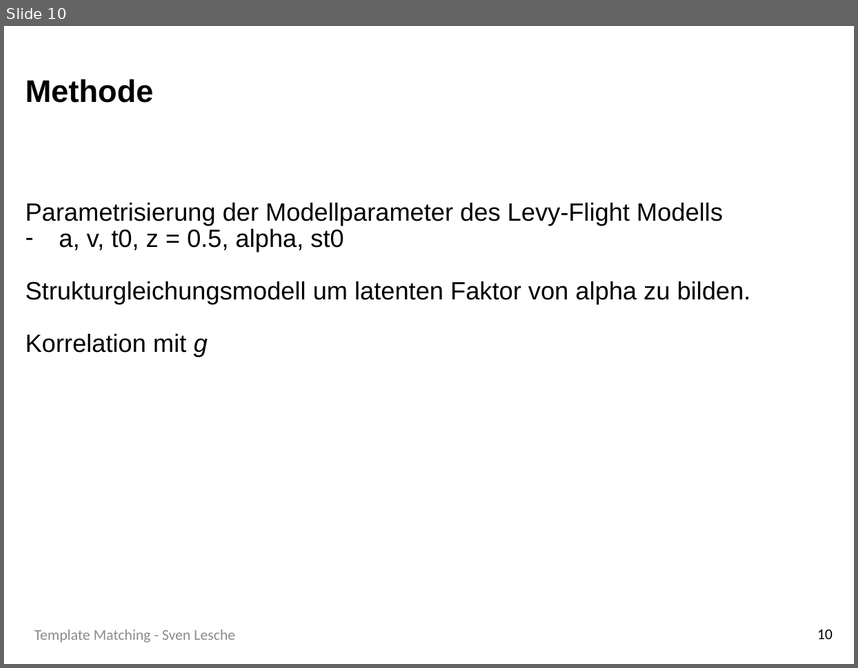
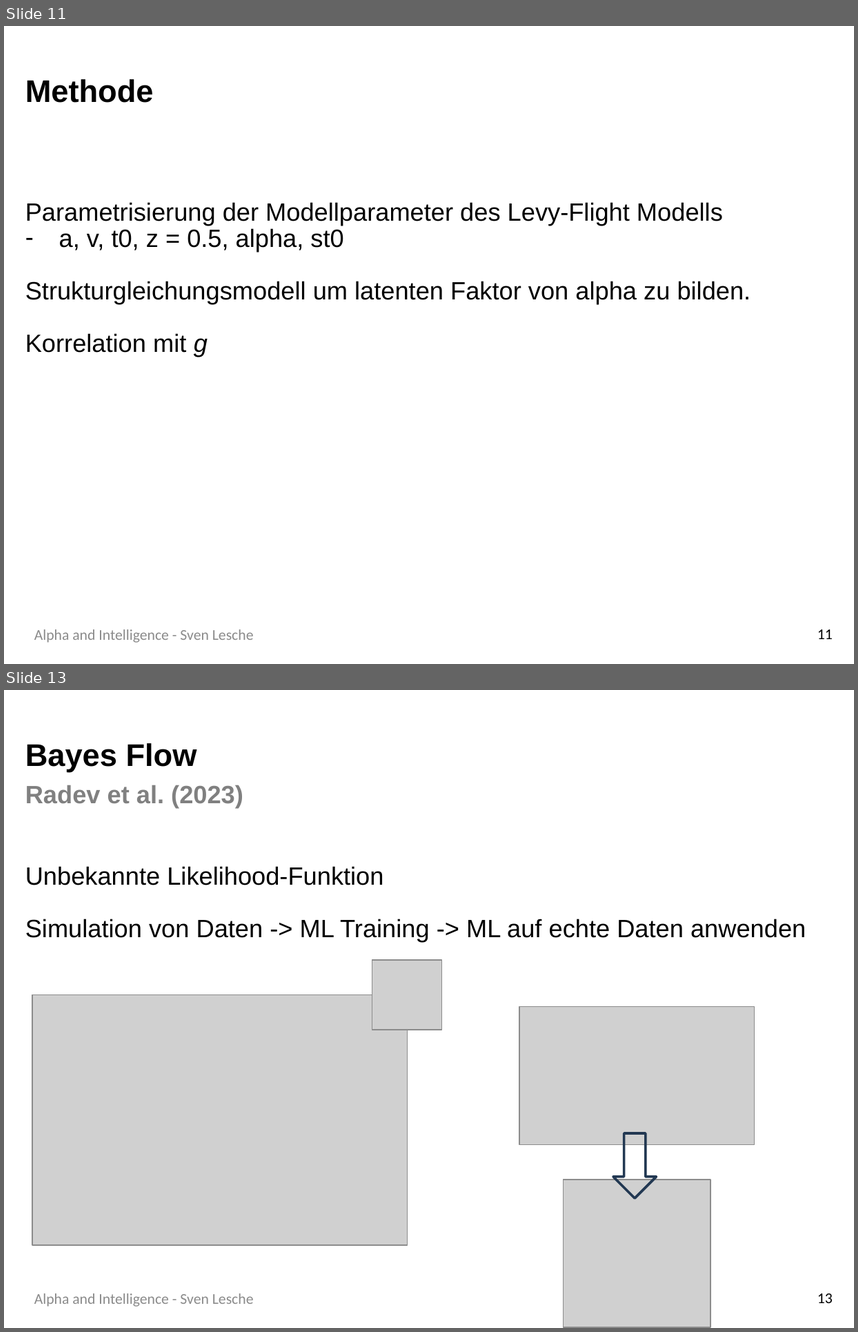
Before and after one commit to SLesche/levy-intelligence, a slide deck: presentations/levy_presentation.pptx. Shown one above the other, each under a label of ours: slide 10 before the commit, slides 11 and 13 after it; the slides between them are not shown. The pictures are 858x668 and 858x1332 pixels, drawn with LibreOffice and Linux fonts; fonts in the diff are those of the drawing; grey boxes stand for pictures; background and template pictures are left out. Boxes give left, top, right and bottom in pixels: in the first picture for what was removed or moved away, otherwise in the second. Text is boxed around its words. In the diff, an @@ line names an element or a change of style, - is before the commit and + after.

```diff
--- a/presentations/levy_presentation.pptx
+++ b/presentations/levy_presentation.pptx
@@ slide 13 added at (x1=4, y1=690, x2=854, y2=1328), background #FFFFFF @@
@@ title added at (x1=25, y1=743, x2=243, y2=808), 20 pt, text #808080, bold @@
+Bayes Flow
+Radev et al. (2023)
@@ text added at (x1=25, y1=866, x2=806, y2=942), 20 pt, text #000000 @@
+Unbekannte Likelihood-Funktion
+Simulation von Daten -> ML Training -> ML auf echte Daten anwenden
@@ picture added at (x1=372, y1=960, x2=441, y2=1029) @@
@@ picture added at (x1=32, y1=995, x2=407, y2=1245) @@
@@ picture added at (x1=519, y1=1007, x2=754, y2=1144) @@
@@ right arrow added at (x1=613, y1=1134, x2=656, y2=1199), outline #233953 2 pt @@
@@ picture added at (x1=563, y1=1179, x2=710, y2=1327) @@
@@ text added at (x1=34, y1=1293, x2=254, y2=1306), 12 pt, text #8C8C8C @@
+Alpha and Intelligence - Sven Lesche
@@ page number added at (x1=818, y1=1293, x2=833, y2=1303), 12 pt, text #000000 @@
+13
@@ what was slide 10 is now slide 11 @@
@@ slide 11 changed as well @@
@@ text at (x1=34, y1=629, x2=254, y2=642): text changed @@
-Template Matching - Sven Lesche
+Alpha and Intelligence - Sven Lesche
@@ page number at (x1=818, y1=629, x2=833, y2=639): text changed @@
-10
+11
```
Also in this commit, not shown: 19 other slides changed, 2 other slides added, 2 slides removed.
